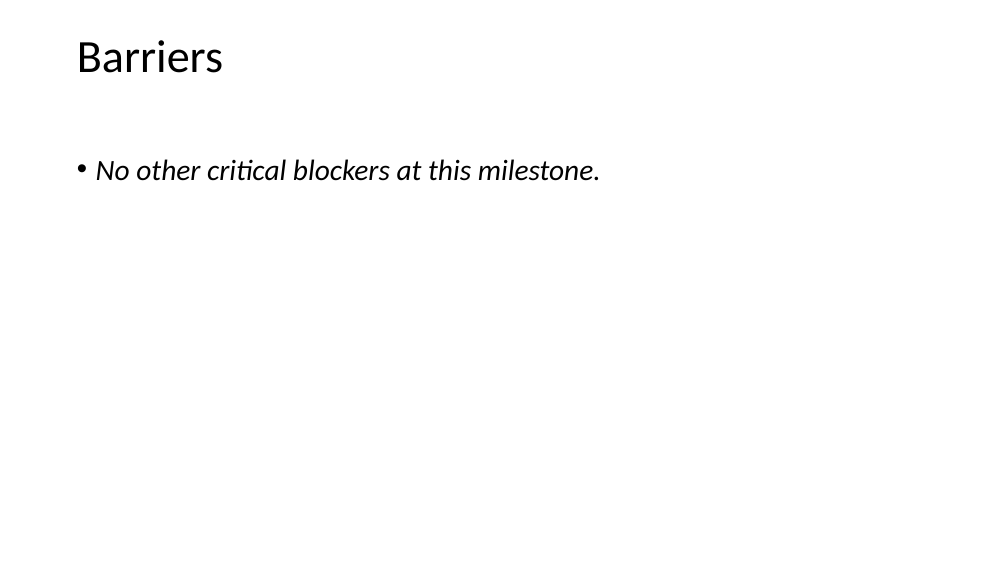
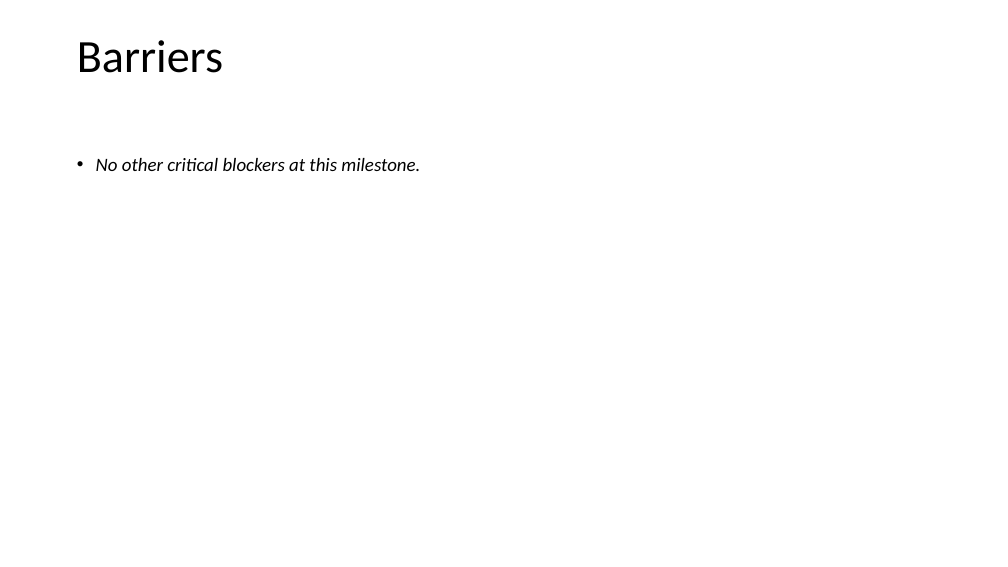
Before and after one commit to TranRTC/capstone_project, a slide deck: slide 6 of Documents/Presentation/Project Update/Project Update 1 (week1 & 2).pptx. Drawn at 1008x567 pixels with LibreOffice and Linux fonts; fonts in the diff are those of the drawing. Boxes give left, top, right and bottom in pixels: in the first picture for what was removed or moved away, otherwise in the second. Text is boxed around its words. In the diff, an @@ line names an element or a change of style, - is before the commit and + after.

```diff
--- a/Documents/Presentation/Project Update/Project Update 1 (week1 & 2).pptx
+++ b/Documents/Presentation/Project Update/Project Update 1 (week1 & 2).pptx
@@ text "No other critical blockers at ..." at bbox=[96, 158, 420, 171]: size 28 to 18 pt @@
```
Also in this commit, not shown: 4 other slides changed, 6 other files.
